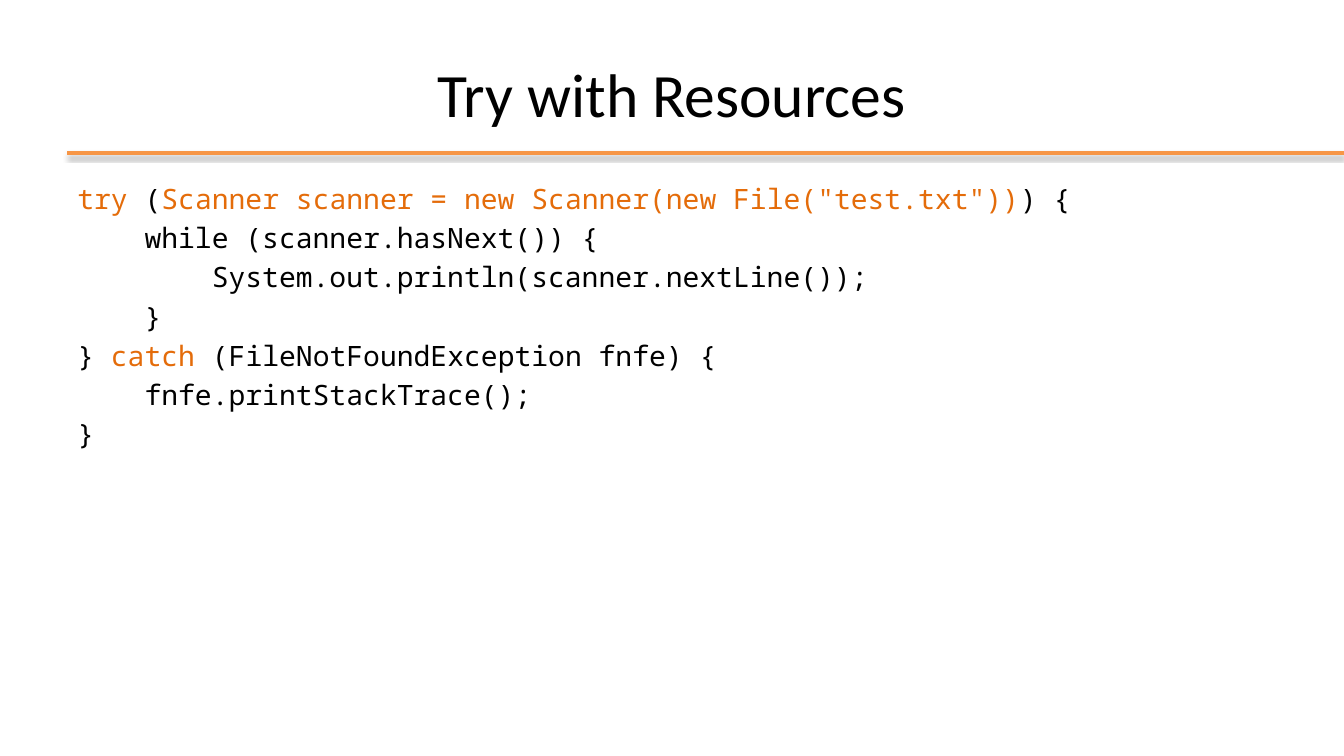
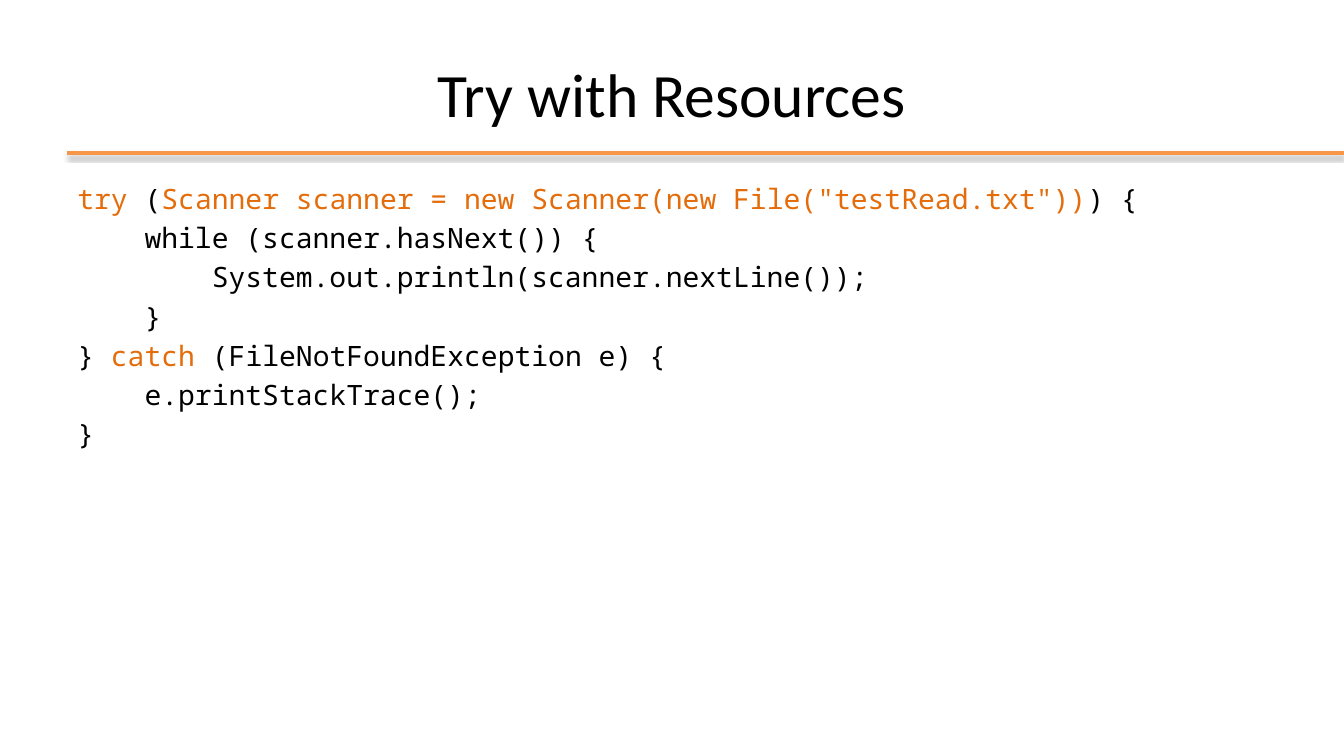
Before and after one commit to plctechnician/ooprogramming, a slide deck: slide 31 of java/slides/ppt/07 - Java Exceptions.pptx (slide 34 before the commit). Drawn at 1344x756 pixels with LibreOffice and Linux fonts; fonts in the diff are those of the drawing; background and template pictures are left out. Boxes give left, top, right and bottom in pixels: in the first picture for what was removed or moved away, otherwise in the second. Text is boxed around its words. In the diff, an @@ line names an element or a change of style, - is before the commit and + after.

```diff
--- a/java/slides/ppt/07 - Java Exceptions.pptx
+++ b/java/slides/ppt/07 - Java Exceptions.pptx
@@ text at bbox=[77, 187, 1104, 216]: text changed @@
-try (Scanner scanner = new Scanner(new File("test.txt"))) {
+try (Scanner scanner = new Scanner(new File("testRead.txt"))) {
@@ text at bbox=[111, 344, 633, 412]: text changed @@
-} catch (FileNotFoundException fnfe) {
-fnfe.printStackTrace();
+} catch (FileNotFoundException e) {
+e.printStackTrace();
```
Also in this commit, not shown: 10 other slides changed, 4 slides removed, 1 other file.
